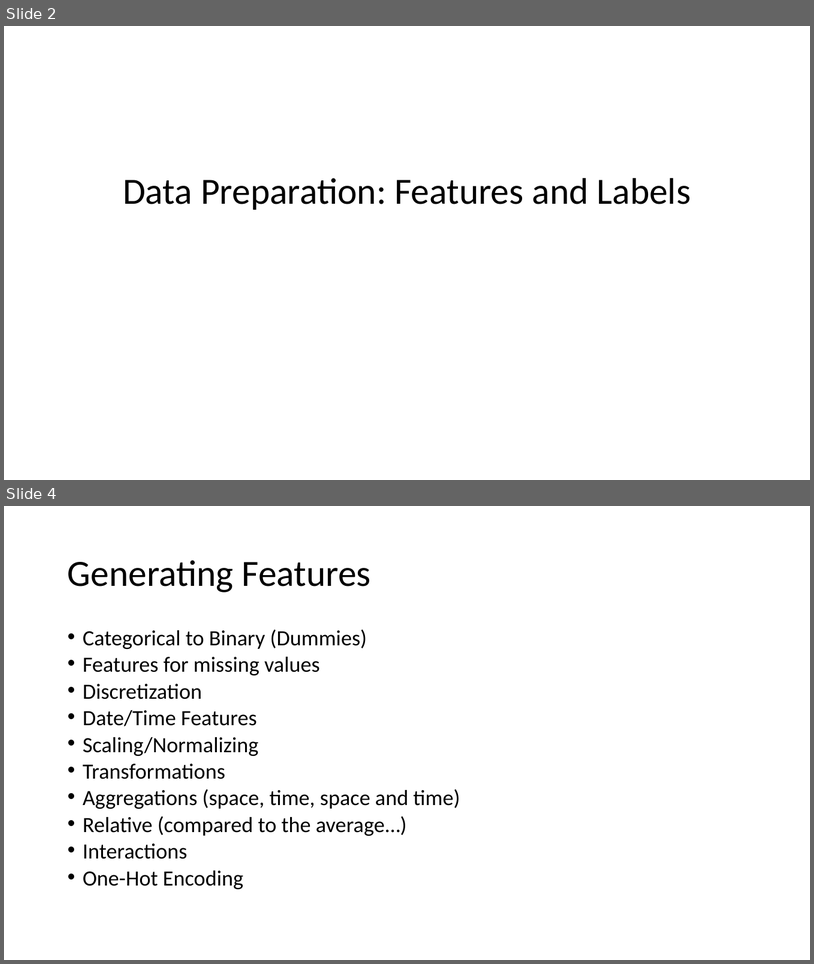
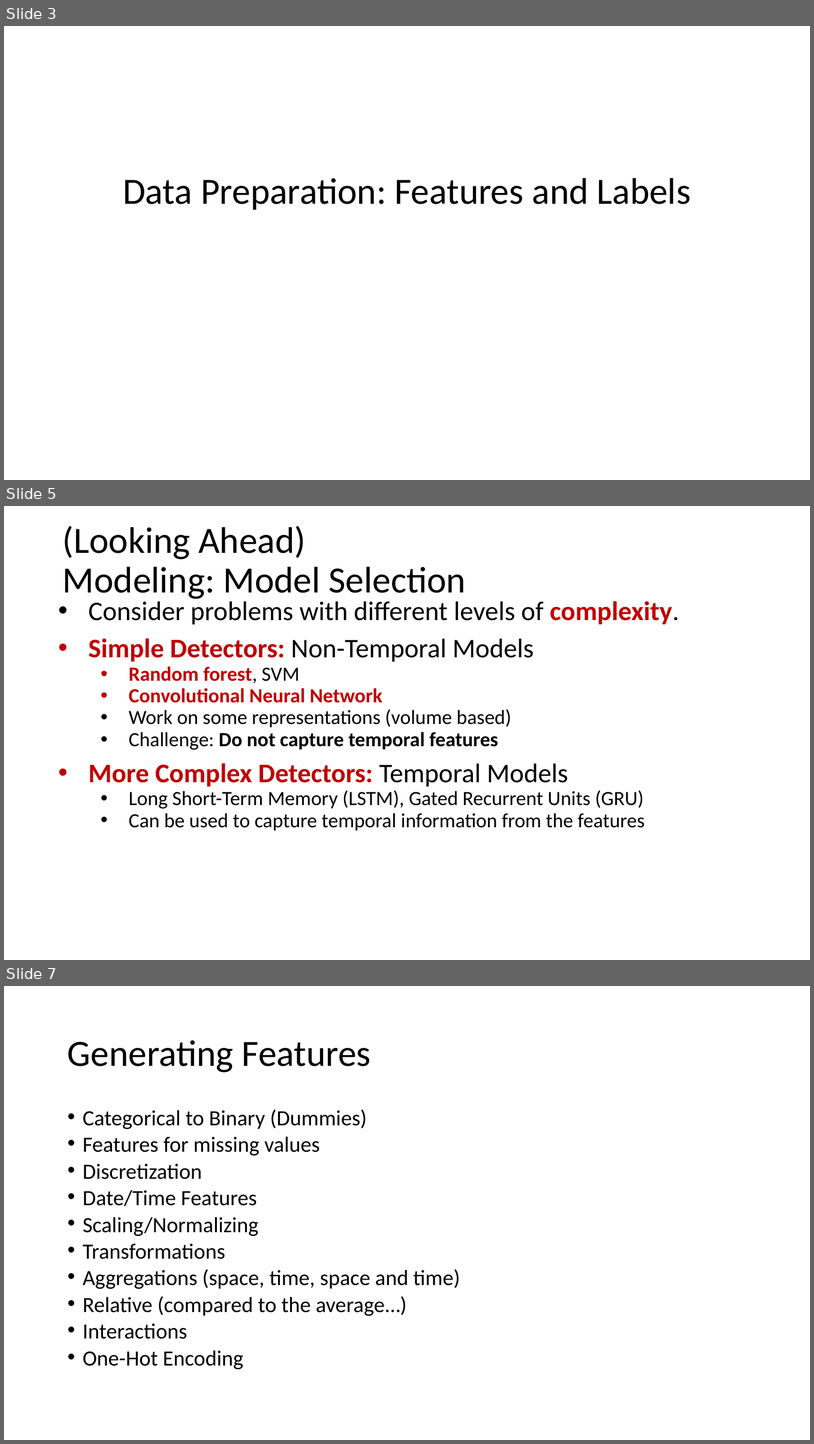
Before and after one commit to noise-lab/ml-systems, a slide deck: docs/slides/7-Preparation.pptx. Shown one above the other, each under a label of ours: slides 2 and 4 before the commit, slides 3, 5 and 7 after it; the slides between them are not shown. The pictures are 814x964 and 814x1444 pixels, drawn with LibreOffice and Linux fonts; fonts in the diff are those of the drawing. Boxes give left, top, right and bottom in pixels: in the first picture for what was removed or moved away, otherwise in the second. Text is boxed around its words. In the diff, an @@ line names an element or a change of style, - is before the commit and + after.

```diff
--- a/docs/slides/7-Preparation.pptx
+++ b/docs/slides/7-Preparation.pptx
@@ slide 5 added at bbox=[4, 506, 810, 960], background #FFFFFF @@
@@ title added at bbox=[63, 526, 467, 599], 33 pt, text #000000 @@
+(Looking Ahead)
+Modeling: Model Selection
@@ text added at bbox=[89, 598, 680, 831], 18 pt, text #000000 @@
+• Consider problems with different levels of complexity.
+• Simple Detectors: Non-Temporal Models
+  • Random forest, SVM
+  • Convolutional Neural Network
+  • Work on some representations (volume based)
+  • Challenge: Do not capture temporal features
+• More Complex Detectors: Temporal Models
+  • Long Short-Term Memory (LSTM), Gated Recurrent Units (GRU)
+  • Can be used to capture temporal information from the features
@@ what was slide 2 is now slide 3 @@
@@ what was slide 4 is now slide 7 @@
```
Also in this commit, not shown: 2 slides changed, 2 other slides added, 2 other files.
